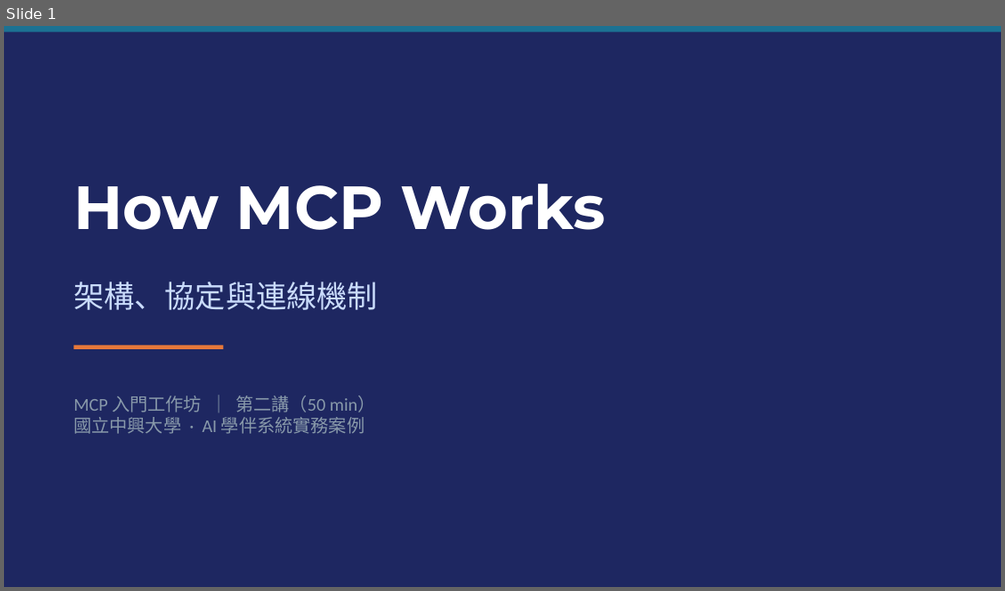
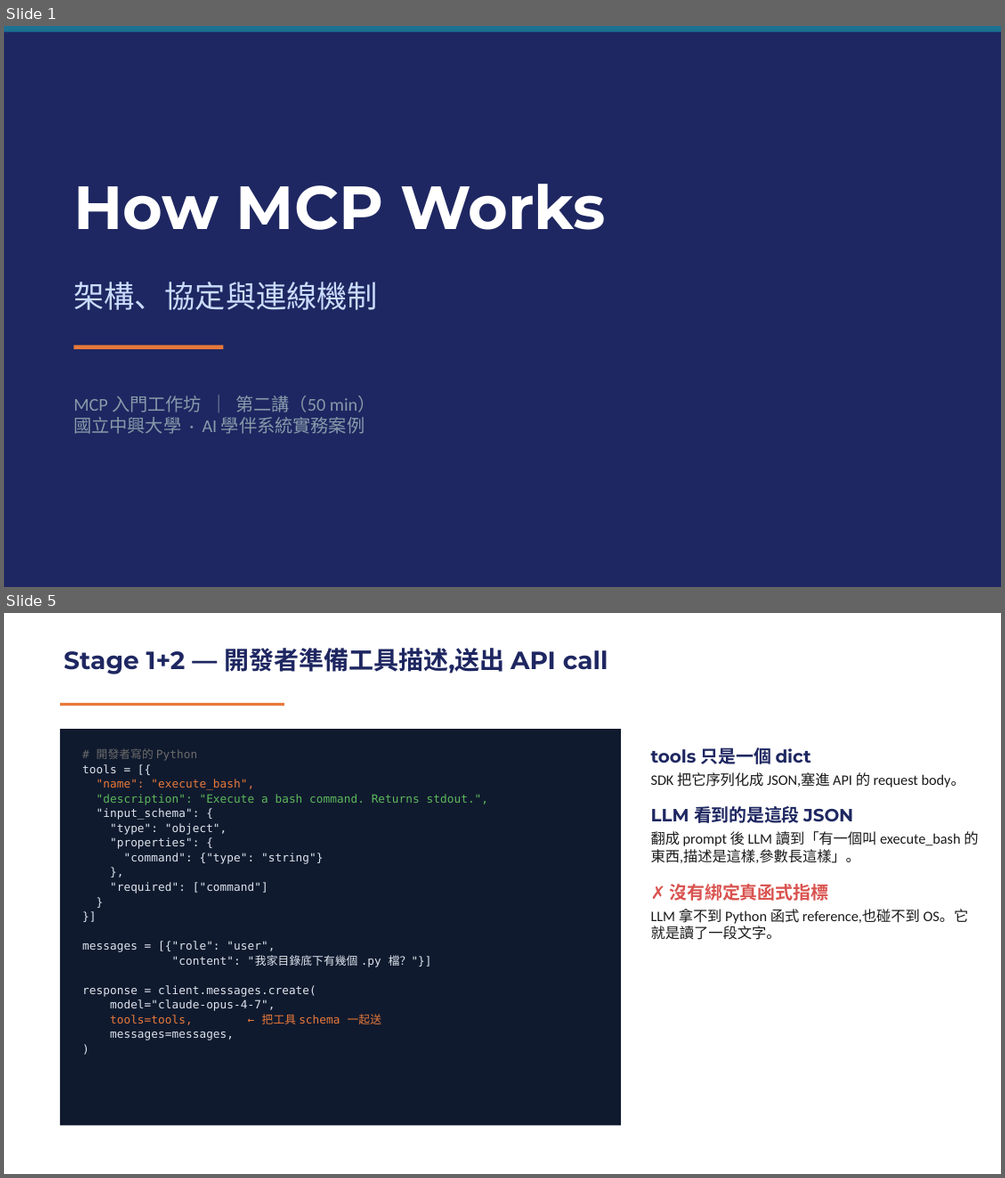
Before and after one commit to mjib007/nchu-mcp-workshop-2026, a slide deck: 02-how-mcp-works.pptx. Shown one above the other, each under a label of ours: slide 1 before the commit, slides 1 and 5 after it; the slides between them are not shown. The pictures are 1005x591 and 1005x1178 pixels, drawn with LibreOffice and Linux fonts; fonts in the diff are those of the drawing. Boxes give left, top, right and bottom in pixels: in the first picture for what was removed or moved away, otherwise in the second. Text is boxed around its words. In the diff, an @@ line names an element or a change of style, - is before the commit and + after.

```diff
--- a/02-how-mcp-works.pptx
+++ b/02-how-mcp-works.pptx
@@ slide 5 added at bbox=[4, 613, 1001, 1174], background #FFFFFF @@
@@ text added at bbox=[64, 648, 608, 674], 18 pt, text #1E2761, bold @@
+Stage 1+2 — 開發者準備工具描述,送出 API call
@@ rectangle added at bbox=[60, 703, 284, 706], fill #E8793A @@
@@ rectangle added at bbox=[60, 729, 620, 1125], fill #101A2E @@
@@ text added at bbox=[82, 748, 489, 1040], 8.2 pt, text #DDE4EE @@
+# 開發者寫的 Python
+tools = [{
+"name": "execute_bash",
+"description": "Execute a bash command. Returns stdout.",
+"input_schema": {
+"type": "object",
+"properties": {
+"command": {"type": "string"}
+},
+"required": ["command"]
+}
+}]
+messages = [{"role": "user",
+"content": "我家目錄底下有幾個 .py 檔？"}]
+response = client.messages.create(
+model="claude-opus-4-7",
+tools=tools, ← 把工具 schema 一起送
+messages=messages,
+)
@@ text added at bbox=[651, 747, 978, 940], 10.5 pt, text #1A1A1A @@
+tools 只是一個 dict
+SDK 把它序列化成 JSON,塞進 API 的 request body。
+LLM 看到的是這段 JSON
+翻成 prompt 後 LLM 讀到「有一個叫 execute_bash 的東西,描述是這樣,參數長這樣」。
+✗ 沒有綁定真函式指標
+LLM 拿不到 Python 函式 reference,也碰不到 OS。它就是讀了一段文字。
```
Also in this commit, not shown: 5 slides changed, 6 other slides added, 4 other files.
